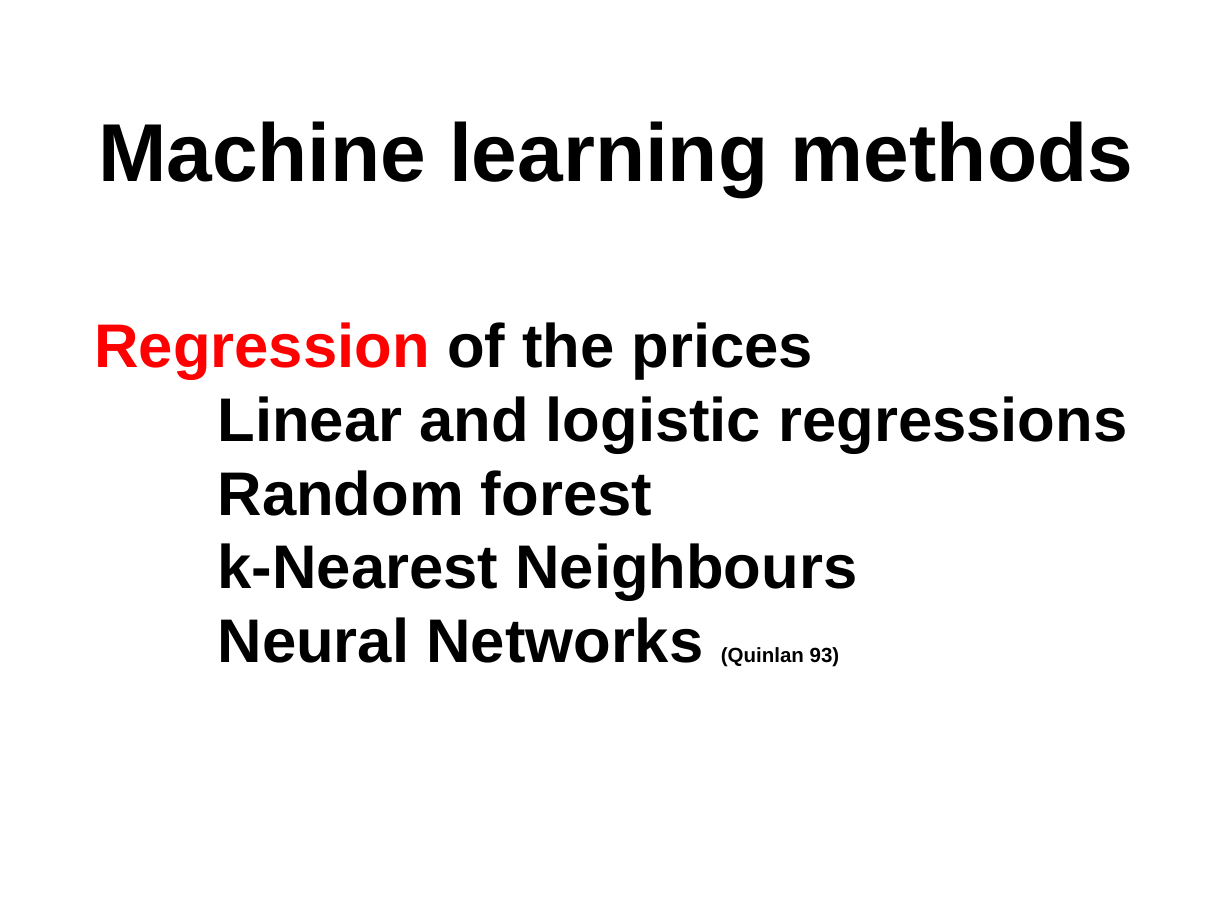
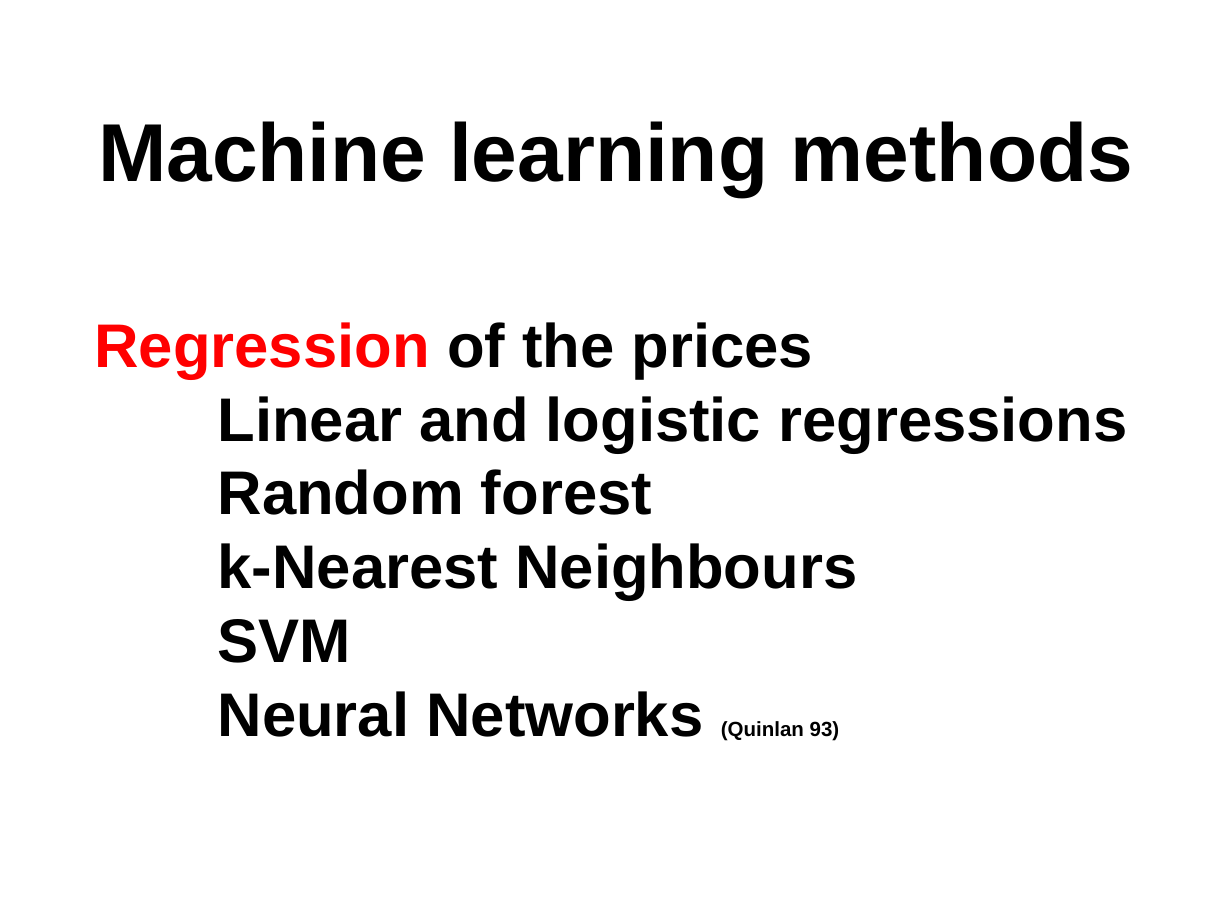
Before and after one commit to npow/centris, a slide deck: slide 4 of presentation/DaveNissanEmil2014MachineLearning.pptx. Drawn at 1232x924 pixels with LibreOffice and Linux fonts; fonts in the diff are those of the drawing. Boxes give left, top, right and bottom in pixels: in the first picture for what was removed or moved away, otherwise in the second. Text is boxed around its words. In the diff, an @@ line names an element or a change of style, - is before the commit and + after.

```diff
--- a/presentation/DaveNissanEmil2014MachineLearning.pptx
+++ b/presentation/DaveNissanEmil2014MachineLearning.pptx
@@ text at (218,619,351,663): paragraph added @@
+SVM
```
Also in this commit, not shown: 1 other file.
